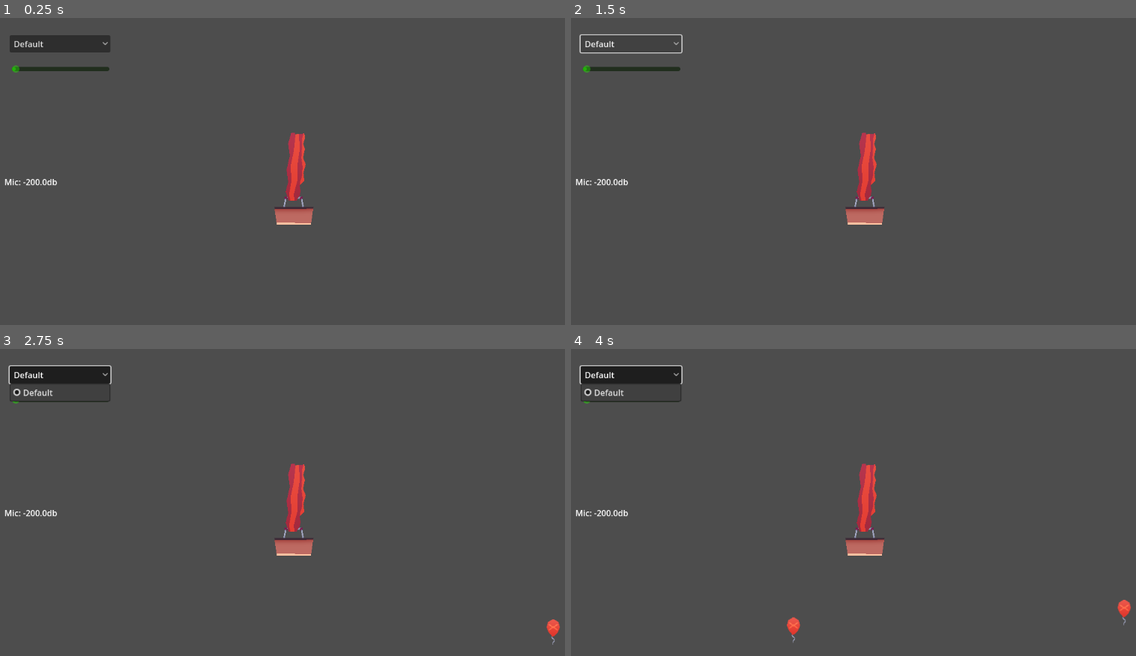
Above: before the commit, frames 1-4 (two rows, left to right).
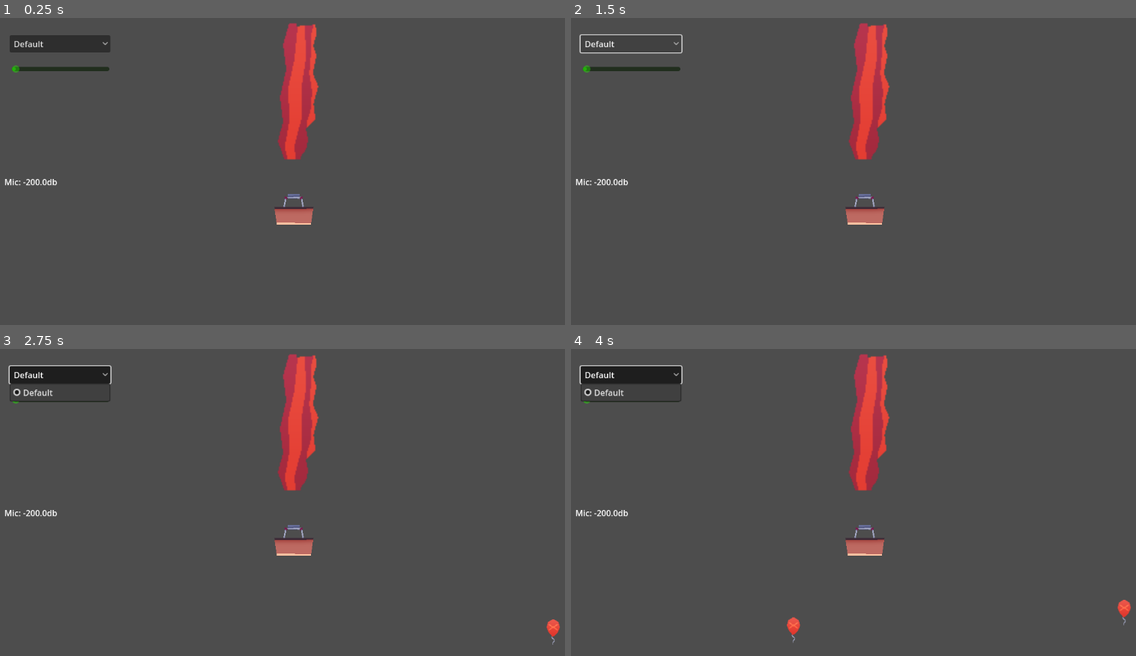
Above: after the commit, the same moments.

Repository: Fabianofski/minijam-191
Game: Godot game, scene res://scenes/game/game.tscn
Same seed, same stepped clock (60 frames per second), same inputs: the game is played once before the commit and once after it.
Inputs (mouse positions are in pixels of both pictures, inside the frame that each line leads up to):
- Up to frame 1 (0.25 s): no input
- Up to frame 2 (1.5 s): click "Default" at 0.5 s; click "Default" at 1.25 s
- Up to frame 3 (2.75 s): click "Default" at 2 s
- Up to frame 4 (4 s): move the mouse to (994, 496) at 2.77 s; move the mouse to (746, 530) at 3.52 s

The runs differ from the first frame. In frame 1, 2.7% of the frame differs, in the area x 49-57%, y 1-60%; in frame 2, 2.7%; in frame 3, 2.7%; in frame 4, 2.7%.

Commit message:
fix: Balloon position

Diff:
--- a/scenes/game/air_balloon/air_balloon.tscn
+++ b/scenes/game/air_balloon/air_balloon.tscn
@@ -13,6 +13,9 @@
 position = Vector2(0, 19)
 texture = ExtResource("2_xf1nk")
 
-[node name="balloon" type="Sprite2D" parent="."]
-position = Vector2(0, -29)
+[node name="balloon" type="Node2D" parent="."]
+
+[node name="balloon graphics" type="Sprite2D" parent="balloon"]
+position = Vector2(0.153084, -174.928)
+scale = Vector2(2, 2)
 texture = ExtResource("3_ivjlr")
